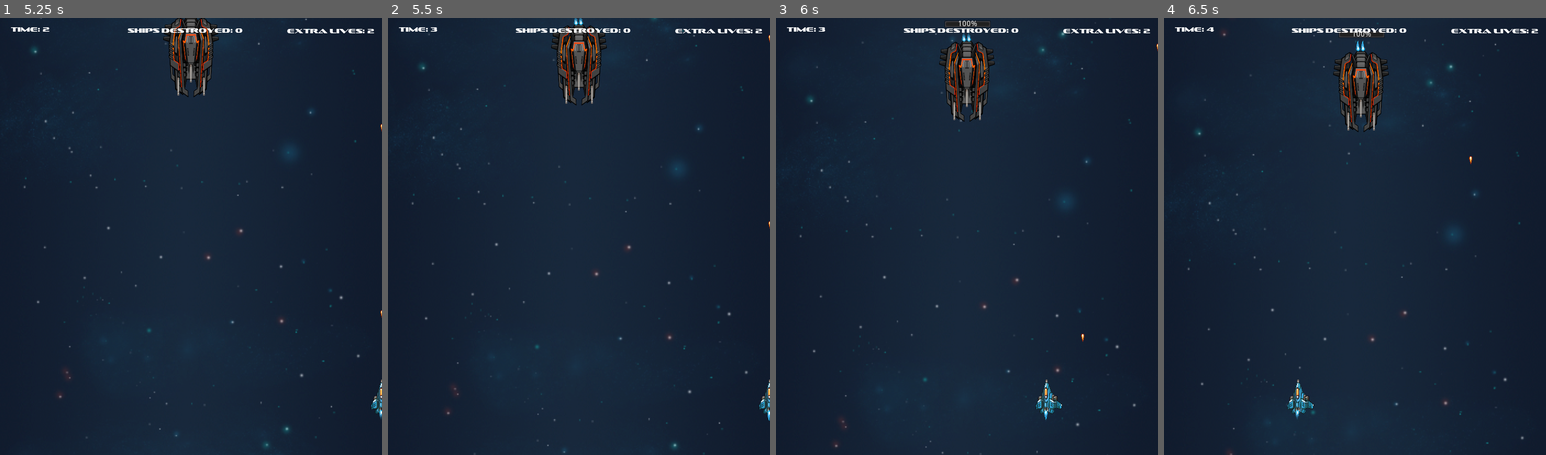
Above: before the commit, frames 1-4 (left to right).
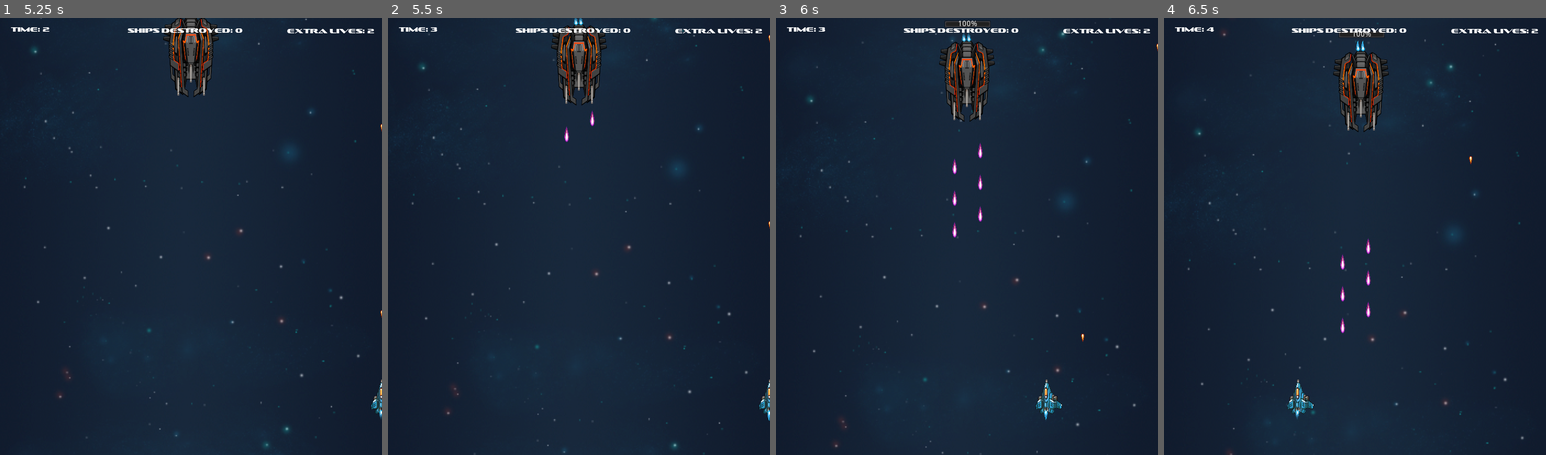
Above: after the commit, the same moments.

Repository: jdibble21/FP-Space-Odyssey
Game: Godot game, scene res://src/Menu.tscn
Two runs of this game, one before a commit and one after it. Both use one fixed random seed, a clock stepped at 60 frames per second and the inputs below. Sound files missing from this copy of the repository are replaced by a short silence.
Inputs (mouse positions are in pixels of both pictures, inside the frame that each line leads up to):
- Up to frame 1 (5.25 s): click "PLAY!" at 0.5 s; click "PLAY!" at 1.25 s; move the mouse to (275, 214) at 2.02 s; press the mouse at (275, 214) at 2.03 s; hold D (move_right) 2.03-2.78 s; move the mouse to (114, 258) at 2.77 s; release the mouse at (114, 258) at 2.78 s; hold S (move_down) 2.78-3.53 s; click (114, 258) at 2.85 s; move the mouse to (229, 140) at 3.52 s; press the mouse at (229, 140) at 3.53 s; hold D (move_right) 3.53-4.28 s; move the mouse to (171, 323) at 4.27 s; release the mouse at (171, 323) at 4.28 s; hold W (move_up) 4.28-5.03 s; click (171, 323) at 4.35 s; move the mouse to (305, 302) at 5.02 s; press the mouse at (305, 302) at 5.03 s; hold A (move_left) from 5.03 s (still down)
- Up to frame 2 (5.5 s): keep holding A (move_left)
- Up to frame 3 (6 s): keep holding A (move_left); move the mouse to (852, 170) at 5.77 s; release the mouse at (852, 170) at 5.78 s; click (852, 170) at 5.85 s
- Up to frame 4 (6.5 s): keep holding A (move_left)

Frame 1 is identical in both runs. In frame 2, less than 0.1% of the frame differs, in the area x 46-55%, y 21-29%; in frame 3, 0.2%, in the area x 46-55%, y 28-51%; in frame 4, 0.2%.

Commit message:
Add level two boss firing and movement

Diff:
--- a/project/src/Bosses/LevelTwoBoss.gd
+++ b/project/src/Bosses/LevelTwoBoss.gd
@@ -4,6 +4,8 @@
 
 const SPEED := 60
 
+export (PackedScene) var StandardBullet
+export (PackedScene) var Missle
 var _travel_right := true
 var _stop_yaxis_travel := false
 var current_muzzle
@@ -18,6 +20,7 @@
 	position = Vector2(350,-100)
 	$Exhaust1.play("active")
 	$Exhaust2.play("active")
+
 
 func _process(delta):
 	$HealthBar.value = _current_health
@@ -37,3 +40,37 @@
 		position -= transform.x * SPEED * delta
 		if position.x <= 50:
 			_travel_right = true
+
+
+func _on_StandardAttackDelay_timeout():
+	for _j in range(0,3):
+		for i in range(0,2):
+			var timer = Timer.new()
+			timer.set_wait_time(0.1)
+			add_child(timer)
+			timer.start()
+			if i+1 == 1:
+				current_muzzle = _muzzle_one
+			if i+1 == 2:
+				 current_muzzle = _muzzle_two
+			_fire_plasma_bullet()
+			yield(timer, "timeout")
+
+
+func _on_MissleAttackDelay_timeout():
+	_fire_missle()
+
+
+func _fire_missle():
+	var m = Missle.instance()
+	var root_attach = get_tree().get_root().get_node("LevelTwo")
+	root_attach.add_child(m)
+	var target = get_parent().get_node("Player")
+	m.start(_muzzle_rocket.global_transform,target)
+
+
+func _fire_plasma_bullet():
+	var b = StandardBullet.instance()
+	var root_attach = get_tree().get_root().get_node("LevelTwo")
+	root_attach.add_child(b)
+	b.transform = current_muzzle.global_transform
--- a/project/src/Bosses/LevelTwoBoss.tscn
+++ b/project/src/Bosses/LevelTwoBoss.tscn
@@ -6,6 +6,8 @@
 [ext_resource path="res://assets/PixelSpaceRage/256px/GunTurret_ExampleGun_png_processed.png" type="Texture" id=4]
 [ext_resource path="res://assets/PixelSpaceRage/256px/Exhaust_Frame_02_png_processed.png" type="Texture" id=5]
 [ext_resource path="res://src/Bosses/LevelTwoBoss.gd" type="Script" id=6]
+[ext_resource path="res://src/Projectiles/EnemyPlasmaBullet.tscn" type="PackedScene" id=7]
+[ext_resource path="res://src/Projectiles/HomingMissle.tscn" type="PackedScene" id=8]
 
 [sub_resource type="CapsuleShape2D" id=2]
 radius = 38.8867
@@ -25,6 +27,8 @@
 __meta__ = {
 "_edit_group_": true
 }
+StandardBullet = ExtResource( 7 )
+Missle = ExtResource( 8 )
 
 [node name="HitBox" type="Area2D" parent="."]
 
@@ -81,3 +85,13 @@
 __meta__ = {
 "_edit_use_anchors_": false
 }
+
+[node name="StandardAttackDelay" type="Timer" parent="."]
+wait_time = 3.0
+autostart = true
+
+[node name="MissleAttackDelay" type="Timer" parent="."]
+wait_time = 7.0
+autostart = true
+[connection signal="timeout" from="StandardAttackDelay" to="." method="_on_StandardAttackDelay_timeout"]
+[connection signal="timeout" from="MissleAttackDelay" to="." method="_on_MissleAttackDelay_timeout"]
--- a/project/src/Projectiles/HomingMissle.gd
+++ b/project/src/Projectiles/HomingMissle.gd
@@ -1,6 +1,6 @@
 extends Area2D
 
-export var speed := 320
+export var speed := 300
 export var steer_force := 85.0
 
 var velocity := Vector2.ZERO
@@ -8,18 +8,11 @@
 var target
 
 
-func _ready():
-	var scene = get_parent()
-	target = scene.get_node("Player")
-	start($Sprite.global_transform,target)
-
-
 func start(_transform, _target):
 	global_transform = _transform
 	rotation += rand_range(-0.09, 0.09)
 	velocity = transform.x * speed
-	var scene = get_parent()
-	target = scene.get_node("Player")
+	target = _target
 
 
 func seek():
@@ -29,6 +22,7 @@
 		steer = (desired - velocity).normalized() * steer_force
 	return steer
 
+
 func _physics_process(delta):
 	acceleration += seek()
 	velocity += acceleration * delta
@@ -36,14 +30,23 @@
 	rotation = velocity.angle()
 	position += velocity * delta
 
+
 func _on_Lifetime_timeout():
 	explode()
 
+
 func _on_HomingMissle_area_entered(area):
-	explode()
+	if area.is_in_group("player"):
+		explode()
+
 
 func explode():
 	$Particles2D.emitting = false
+	$Sprite.hide()
+	$ExplosionSprite.play("destroyed")
 	set_physics_process(false)
 	print("missle exploded!")
+
+
+func _on_ExplosionSprite_animation_finished():
 	queue_free()
--- a/project/src/Projectiles/HomingMissle.tscn
+++ b/project/src/Projectiles/HomingMissle.tscn
@@ -1,7 +1,8 @@
-[gd_scene load_steps=5 format=2]
+[gd_scene load_steps=6 format=2]
 
 [ext_resource path="res://assets/misc_assets/rocket.png" type="Texture" id=1]
 [ext_resource path="res://src/Projectiles/HomingMissle.gd" type="Script" id=2]
+[ext_resource path="res://assets/frames/explosion_frames.tres" type="SpriteFrames" id=3]
 
 [sub_resource type="CapsuleShape2D" id=1]
 radius = 9.35487
@@ -20,6 +21,8 @@
 shape = SubResource( 1 )
 
 [node name="Lifetime" type="Timer" parent="."]
+wait_time = 7.0
+autostart = true
 
 [node name="Particles2D" type="CPUParticles2D" parent="."]
 material = SubResource( 2 )
@@ -40,5 +43,9 @@
 damping_random = 0.23
 scale_amount = 1.5
 color = Color( 0.952941, 1, 0.411765, 1 )
+
+[node name="ExplosionSprite" type="AnimatedSprite" parent="."]
+frames = ExtResource( 3 )
 [connection signal="area_entered" from="." to="." method="_on_HomingMissle_area_entered"]
 [connection signal="timeout" from="Lifetime" to="." method="_on_Lifetime_timeout"]
+[connection signal="animation_finished" from="ExplosionSprite" to="." method="_on_ExplosionSprite_animation_finished"]
Not shown: 1 places in project/src/Bosses/LevelTwoBoss.tscn that only renumber resources
